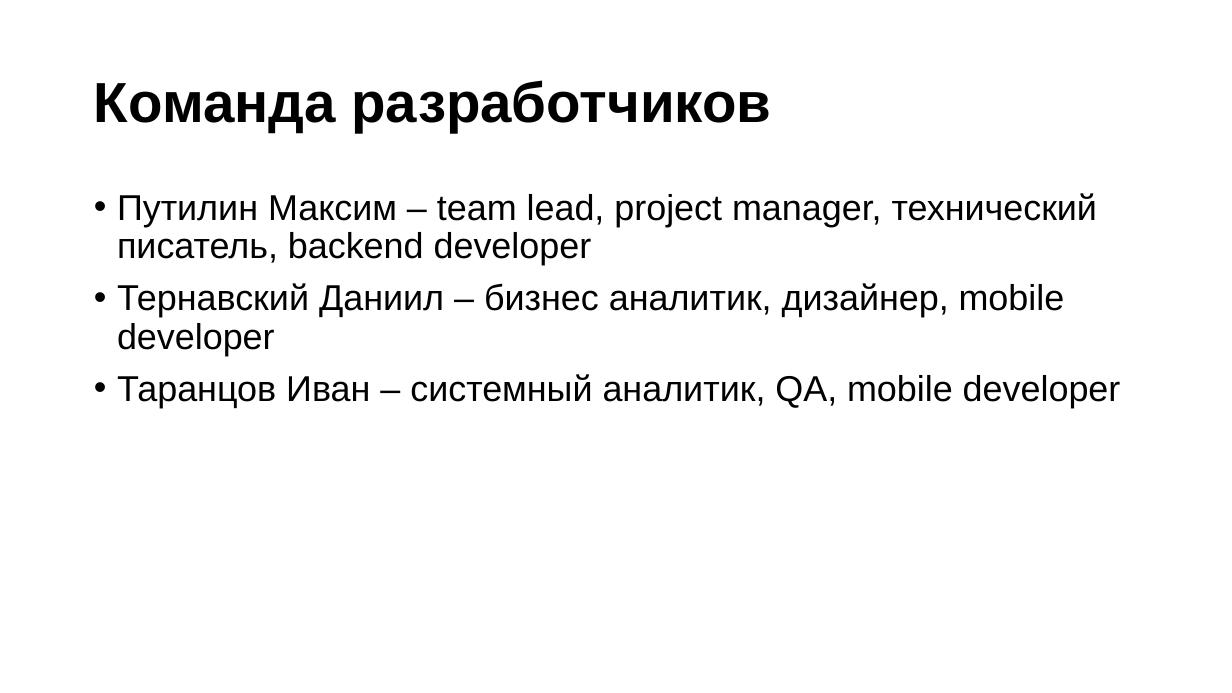
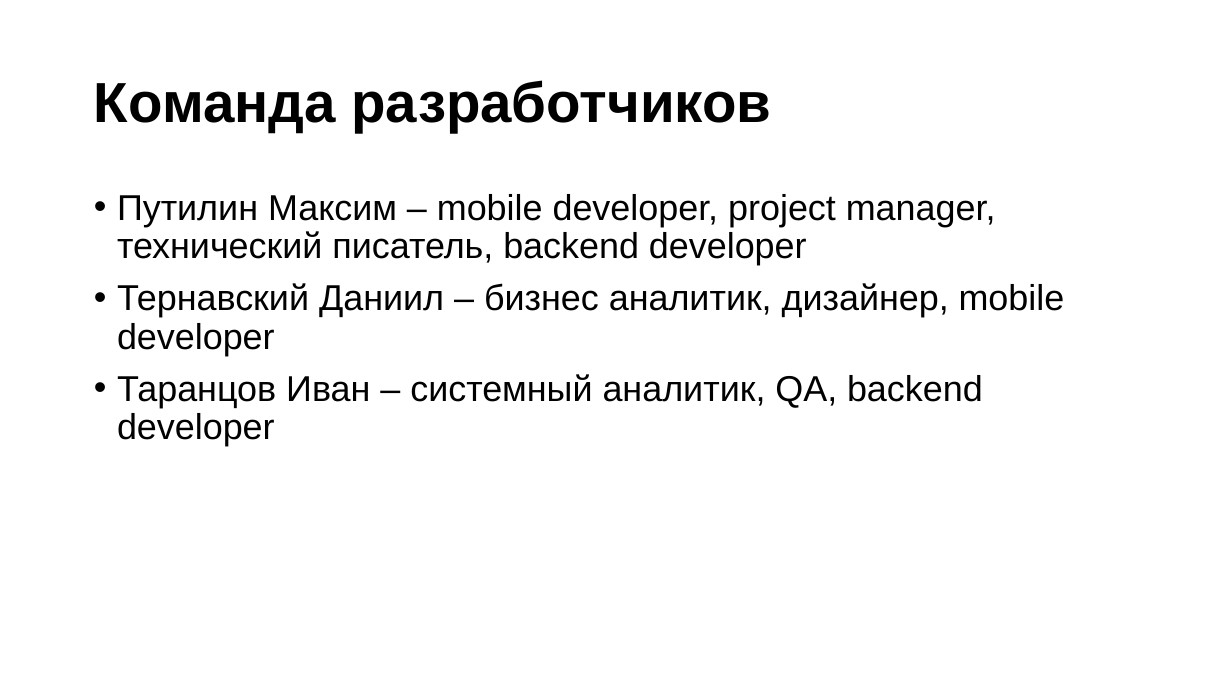
Before and after one commit to partickle/FitHub_Docs, a slide deck: slide 2 of Презентация технического задания.pptx. Drawn at 1232x693 pixels with LibreOffice and Linux fonts; fonts in the diff are those of the drawing. Boxes give left, top, right and bottom in pixels: in the first picture for what was removed or moved away, otherwise in the second. Text is boxed around its words. In the diff, an @@ line names an element or a change of style, - is before the commit and + after.

```diff
--- a/Презентация технического задания.pptx
+++ b/Презентация технического задания.pptx
@@ text at [117,194,996,265]: text changed @@
-• Путилин Максим – team lead, project manager, технический писатель, backend developer
+• Путилин Максим – mobile developer, project manager, технический писатель, backend developer
@@ text at [117,374,983,446]: text changed @@
-• Таранцов Иван – системный аналитик, QA, mobile developer
+• Таранцов Иван – системный аналитик, QA, backend developer
```
Also in this commit, not shown: 3 other slides changed, 2 slides added, 1 other file.
